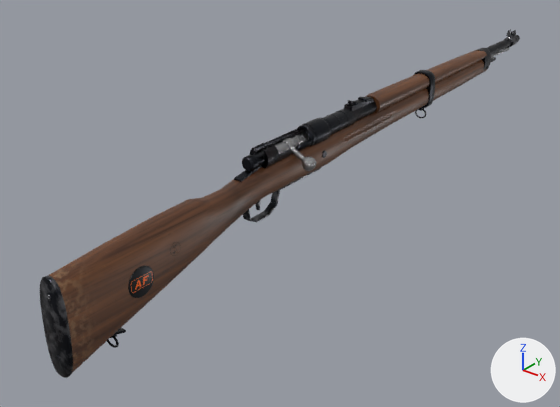
The Blender file blender/afm41_pathfinder_detailed.blend, before and after one commit.
One viewpoint serves both versions: a camera (50 mm lens) standing at (0.657, -0.825, 0.536) and looking at (-0.075, 0.09, -0.031). The axes (+X, +Y, +Z) are drawn at lower right. The lights are the same throughout. The first picture is the older version.

Objects in the first picture: 'M41_Barrel', 'M41_ButtPlate', 'M41_Handguard', 'M41_Receiver', 'M41_Stock', 'M41_StockDisc_R' and 16 more.
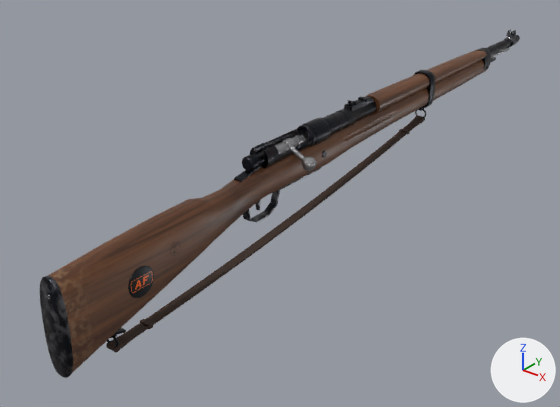
Boxes (x1, y1, x2, y2) around the edits, measured in the pictures (560 x 407 px):
'M41_Sling', added
    after: (106, 116, 425, 352)
'M41_SlingKeeper_R', added
    after: (140, 319, 153, 329)

Patch to the scene script:
```diff
--- a/blender/afm41_pathfinder_detailed.blend.py
+++ b/blender/afm41_pathfinder_detailed.blend.py
@@ mat_m41_leather @@
+mat_m41_leather = bpy.data.materials.new('M41_Leather')
+# nodes: Bevel, BsdfPrincipled, Bump, MapRange, Mapping, Math, Mix, NewGeometry, OutputMaterial, RGB, TexCoord, TexNoise, Value, VectorMath
+# colours: brown #341f12, brown #4d3522
@@ me_m41_slingkeeper_r @@
+me_m41_slingkeeper_r.from_pydata([(-0.0091, -0.0041, -0.0025), (-0.0091, -0.0034, 0.0034), (-0.0091, 0.0034, -0.0034), (-0.0091, 0.0041, 0.0025), (0.0091, -0.0041, -0.0025), (0.0091, -0.0034, 0.0034), (0.0091, 0.0034, -0.0034), (0.0091, 0.0041, 0.0025)], [], [(0, 1, 3, 2), (4, 6, 7, 5), (0, 4, 5, 1), (2, 3, 7, 6), (0, 2, 6, 4), (1, 5, 7, 3)])
+me_m41_slingkeeper_r.polygons.foreach_set('use_smooth', [True] * 6)
+me_m41_slingkeeper_r.materials.append(mat_m41_leather)
@@ me_m41_sling @@
+me_m41_sling.from_pydata(...)  # 148 vertices, 76 faces; spans x -0.008..0.008, y -0.38..0.38, z -0.05..0.05
+me_m41_sling.polygons.foreach_set('use_smooth', [True] * 76)
+me_m41_sling.materials.append(mat_m41_leather)
@@ ob_m41_slingkeeper_r @@
+ob_m41_slingkeeper_r = bpy.data.objects.new('M41_SlingKeeper_R', me_m41_slingkeeper_r)
+ob_m41_slingkeeper_r.location = (0.0, -0.28, -0.041)
+_m = ob_m41_slingkeeper_r.modifiers.new('Bevel', 'BEVEL')
+_m.width = 0.0006
+_m.width_pct = 0.0006
+_m.limit_method = 'WEIGHT'
@@ ob_m41_sling @@
+ob_m41_sling = bpy.data.objects.new('M41_Sling', me_m41_sling)
+ob_m41_sling.location = (0.0, 0.04, 0.0)
+_m = ob_m41_sling.modifiers.new('Bevel', 'BEVEL')
+_m.width = 0.0005
+_m.width_pct = 0.0005
+_m.limit_method = 'WEIGHT'
```
